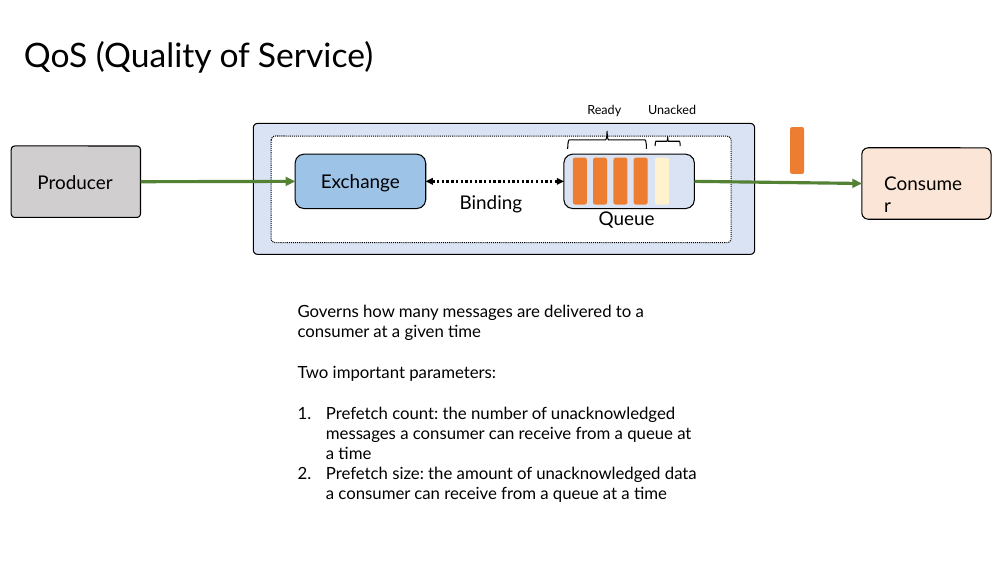
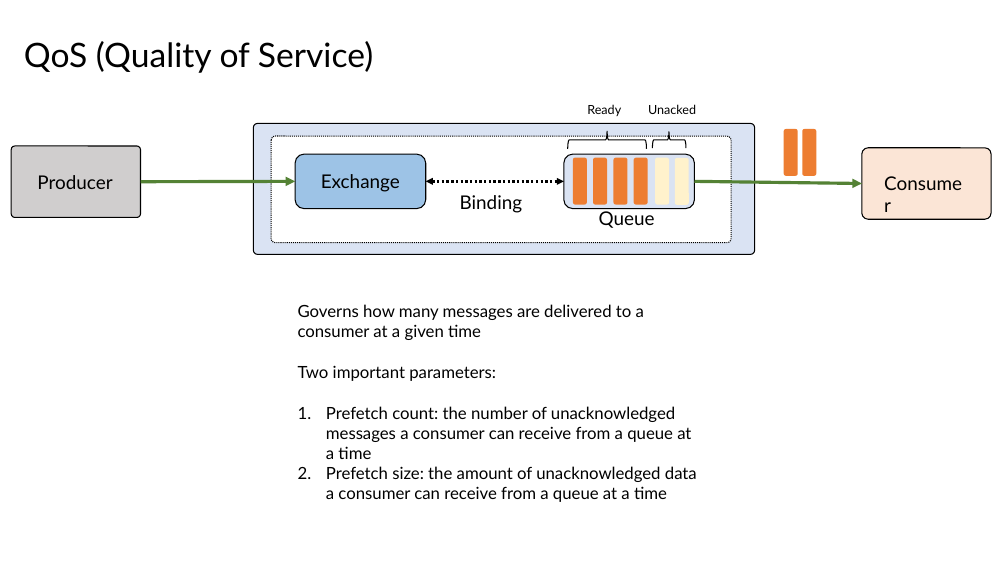
Before and after one commit to roblappcoupa/rabbitmq-presentation, a slide deck: slide 15 of Docs/RabbitMQ.pptx. Drawn at 1008x567 pixels with LibreOffice and Linux fonts; fonts in the diff are those of the drawing. Boxes give left, top, right and bottom in pixels: in the first picture for what was removed or moved away, otherwise in the second. Text is boxed around its words. In the diff, an @@ line names an element or a change of style, - is before the commit and + after.

```diff
--- a/Docs/RabbitMQ.pptx
+++ b/Docs/RabbitMQ.pptx
@@ right brace: place and size @@
-right brace at <box>656,136,681,146</box>
+right brace at <box>653,132,686,148</box>
@@ right brace at <box>653,132,686,148</box>: proportions changed @@
@@ rounded rectangle: place and size @@
-rounded rectangle at <box>790,127,804,174</box>
+rounded rectangle at <box>784,129,798,176</box>
@@ rounded rectangle added at <box>802,129,816,176</box>, fill #ED7D31 @@
@@ rounded rectangle added at <box>675,158,689,205</box>, fill #FFF2CC @@
```
Also in this commit, not shown: 6 other slides changed, 11 other files.
